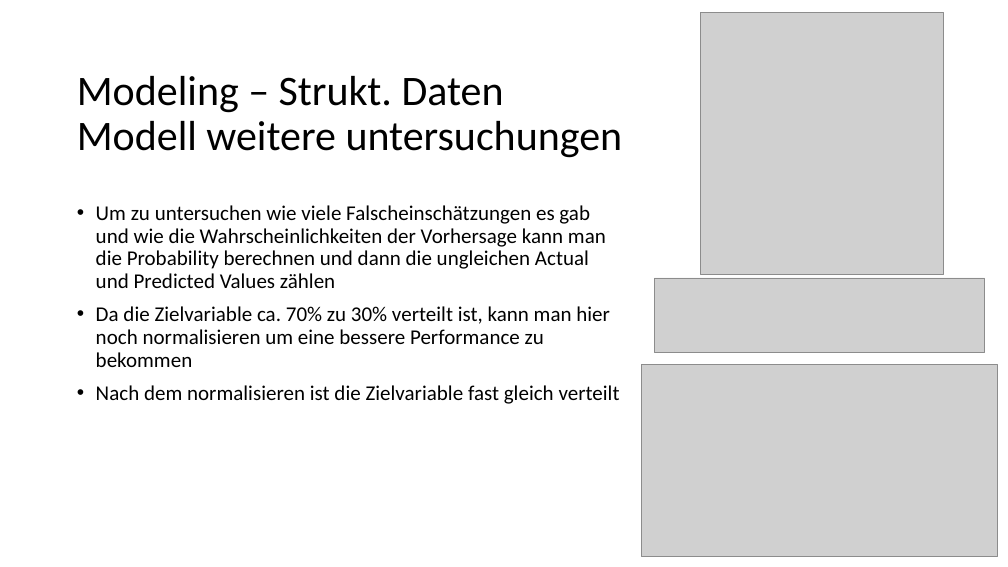
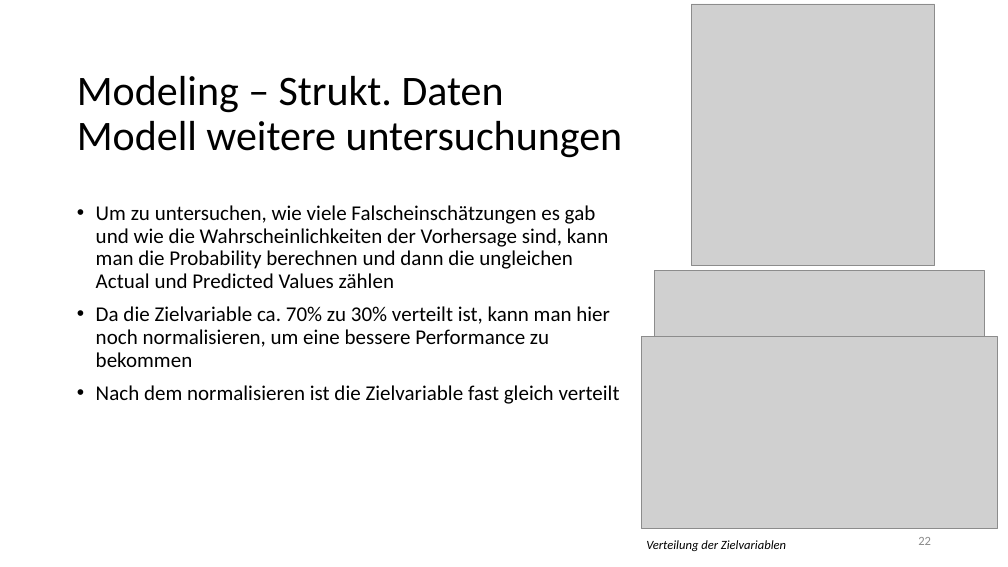
Before and after one commit to Flitschi7/big-data-management, a slide deck: slide 22 of Organisational/Dokumentation HHZ Rocket Project.pptx. Drawn at 1008x567 pixels with LibreOffice and Linux fonts; fonts in the diff are those of the drawing; grey boxes stand for pictures. Boxes give left, top, right and bottom in pixels: in the first picture for what was removed or moved away, otherwise in the second. Text is boxed around its words. In the diff, an @@ line names an element or a change of style, - is before the commit and + after.

```diff
--- a/Organisational/Dokumentation HHZ Rocket Project.pptx
+++ b/Organisational/Dokumentation HHZ Rocket Project.pptx
@@ picture: place and size @@
-picture at (701, 12, 944, 274)
+picture at (692, 4, 935, 265)
@@ text at (96, 205, 610, 367): text changed @@
-• Um zu untersuchen wie viele Falscheinschätzungen es gab und wie die Wahrscheinlichkeiten der Vorhersage kann man die Probability berechnen und dann die ungleichen Actual und Predicted Values zählen
-• Da die Zielvariable ca. 70% zu 30% verteilt ist, kann man hier noch normalisieren um eine bessere Performance zu bekommen
+• Um zu untersuchen, wie viele Falscheinschätzungen es gab und wie die Wahrscheinlichkeiten der Vorhersage sind, kann man die Probability berechnen und dann die ungleichen Actual und Predicted Values zählen
+• Da die Zielvariable ca. 70% zu 30% verteilt ist, kann man hier noch normalisieren, um eine bessere Performance zu bekommen
@@ picture: place and size @@
-picture at (655, 278, 985, 352)
+picture at (655, 271, 985, 345)
@@ picture: place and size @@
-picture at (642, 364, 998, 557)
+picture at (642, 337, 998, 529)
@@ page number added at (918, 537, 931, 545), 12 pt, text #8C8C8C @@
+22
@@ text added at (646, 540, 786, 551), 12 pt, text #000000, italic @@
+Verteilung der Zielvariablen
```
Also in this commit, not shown: 13 other slides changed.
